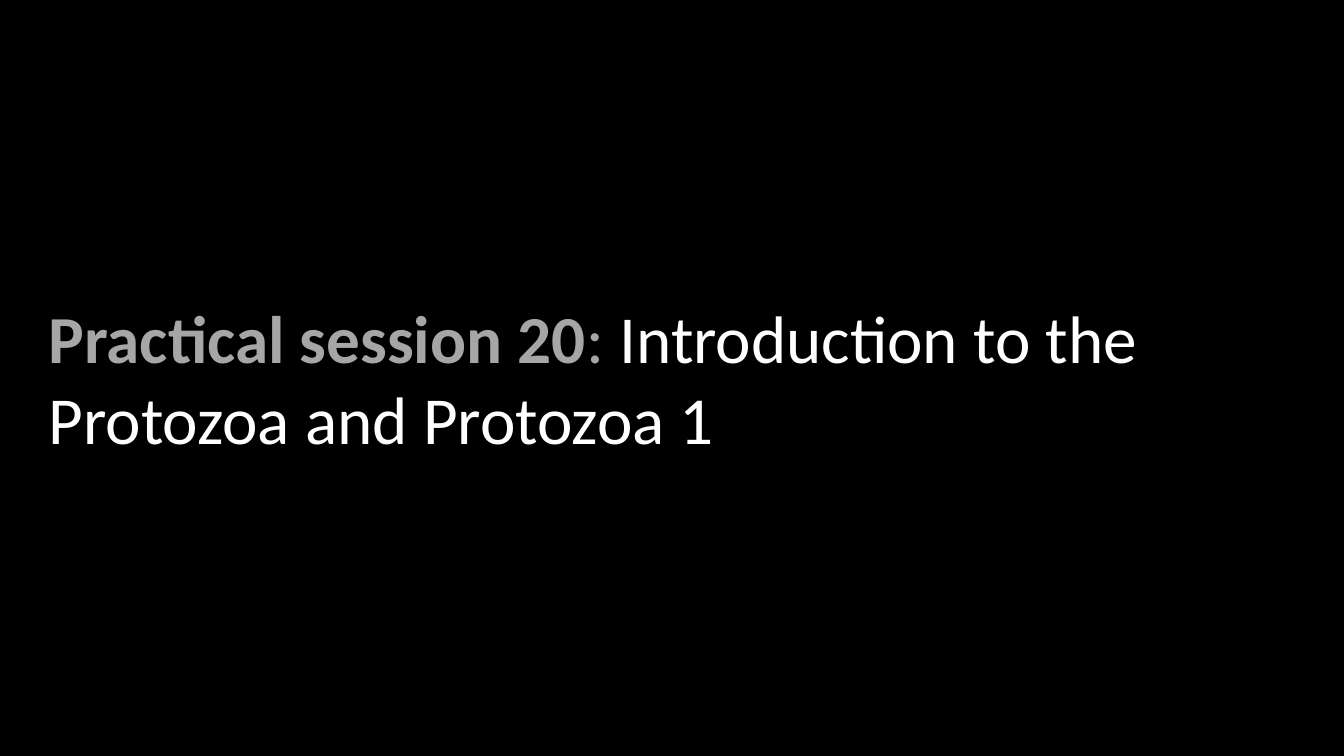
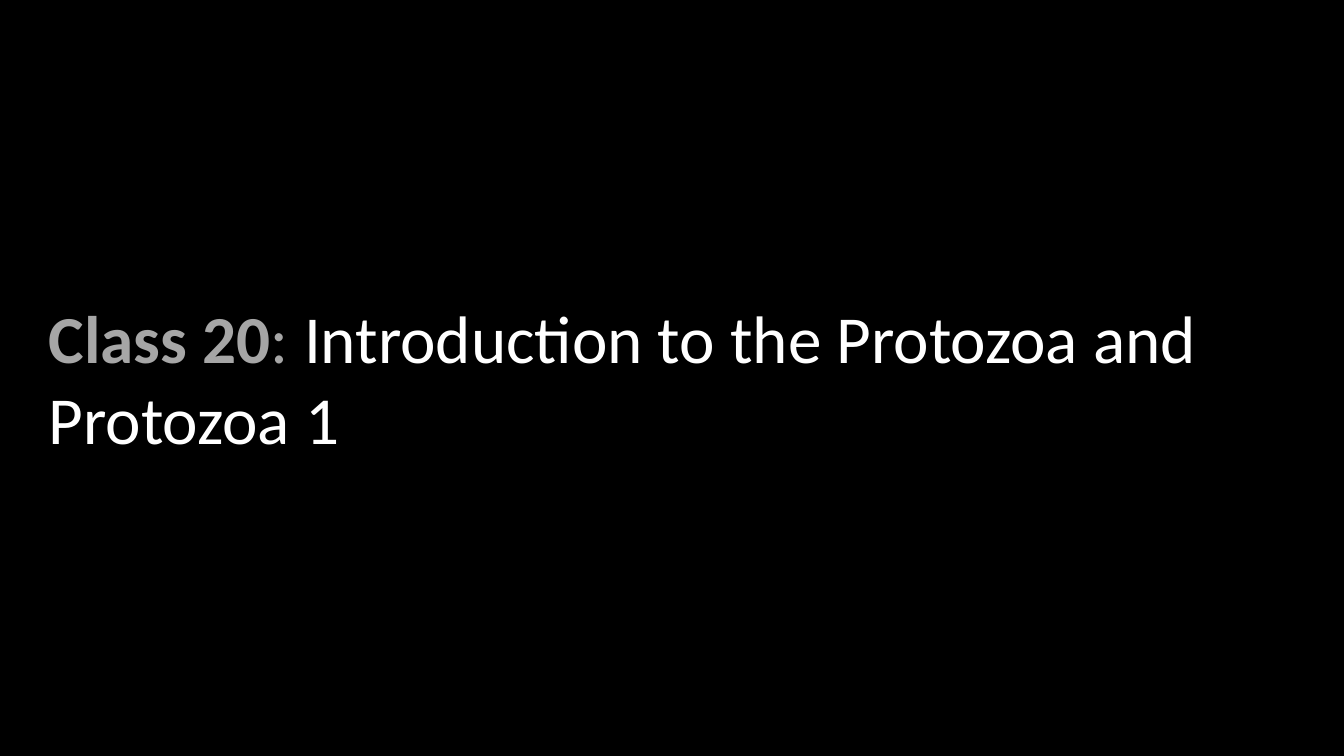
Before and after one commit to wood-lab/fish_406, a slide deck: slide 8 of docs/lectures/in-class_activities/class_20.pptx (slide 10 before the commit). Drawn at 1344x756 pixels with LibreOffice and Linux fonts; fonts in the diff are those of the drawing. Boxes give left, top, right and bottom in pixels: in the first picture for what was removed or moved away, otherwise in the second. Text is boxed around its words. In the diff, an @@ line names an element or a change of style, - is before the commit and + after.

Commit message:
updating ppt and class agenda for class_20

```diff
--- a/docs/lectures/in-class_activities/class_20.pptx
+++ b/docs/lectures/in-class_activities/class_20.pptx
@@ text at [49, 316, 1196, 445]: text changed @@
-Practical session 20: Introduction to the Protozoa and Protozoa 1
+Class 20: Introduction to the Protozoa and Protozoa 1
```
Also in this commit, not shown: 1 other slide changed, 2 slides removed, 12 other files.
